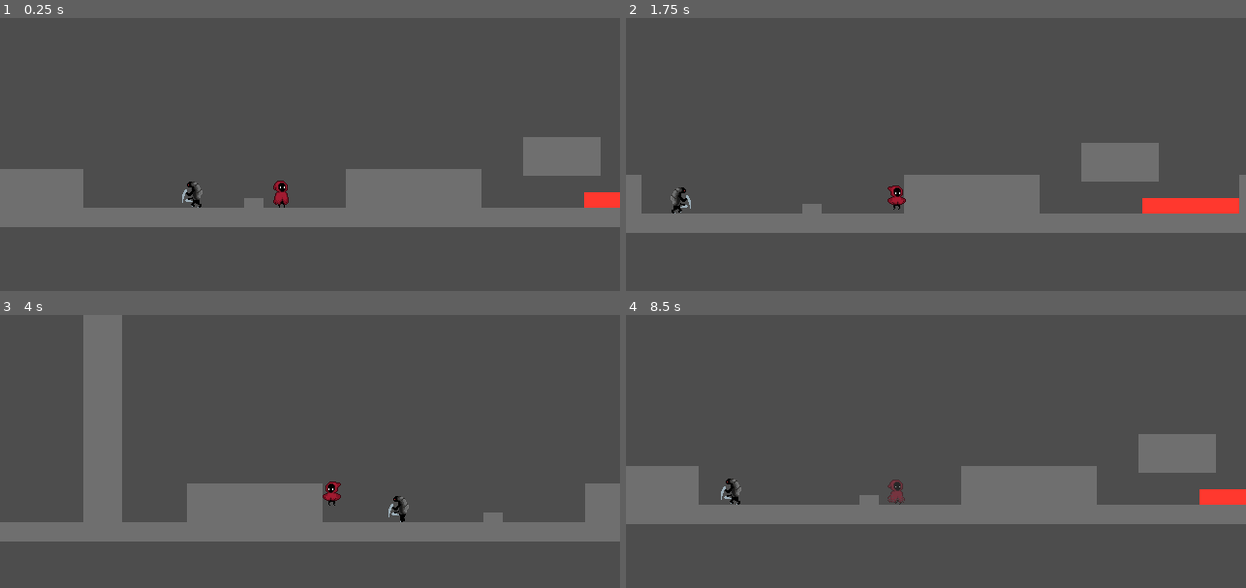
Above: before the commit, frames 1-4 (two rows, left to right).
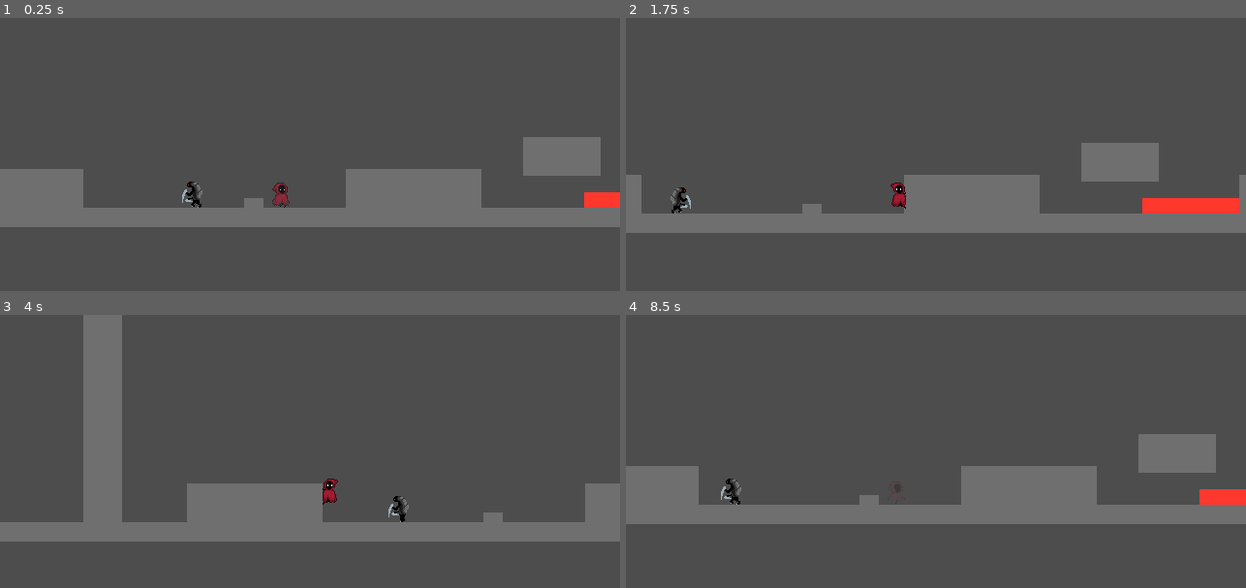
Above: after the commit, the same moments.

Repository: urboifox/platformer
Game: Godot game, scene res://scenes/game.tscn
Two runs of this game, one before a commit and one after it. Both use one fixed random seed, a clock stepped at 60 frames per second and the inputs below.
Inputs:
- Up to frame 1 (0.25 s): no input
- Up to frame 2 (1.75 s): hold Right (right) from 0.53 s (still down); tap Space (jump) at 0.77, 1.52 s
- Up to frame 3 (4 s): release Right (right) at 2.03 s; hold Left (left) from 2.03 s (still down); tap Space (jump) at 3.02, 3.77 s
- Up to frame 4 (8.5 s): release Left (left) at 4.28 s; hold Right (right) 4.28-8.03 s; tap Space (jump) at 4.52, 6.02, 6.77, 7.52 s; hold Left (left) from 8.03 s (still down)

The runs differ from the first frame. In frame 1, 0.1% of the frame differs, in the area x 43-47%, y 59-70%; in frame 2, 0.2%, in the area x 42-46%, y 60-71%; in frame 3, 0.2%; in frame 4, 0.1%.

Commit message:
feat: add wall slide pose in spritesheet

Diff:
--- a/scenes/player/player.tscn
+++ b/scenes/player/player.tscn
@@ -119,6 +119,10 @@
 atlas = ExtResource("1_8afob")
 region = Rect2(224, 96, 32, 32)
 
+[sub_resource type="AtlasTexture" id="AtlasTexture_uf5tr"]
+atlas = ExtResource("1_8afob")
+region = Rect2(96, 192, 32, 32)
+
 [sub_resource type="AtlasTexture" id="AtlasTexture_28m0y"]
 atlas = ExtResource("1_8afob")
 region = Rect2(64, 192, 32, 32)
@@ -143,6 +147,10 @@
 atlas = ExtResource("1_8afob")
 region = Rect2(64, 192, 32, 32)
 
+[sub_resource type="AtlasTexture" id="AtlasTexture_lgqa7"]
+atlas = ExtResource("1_8afob")
+region = Rect2(96, 192, 32, 32)
+
 [sub_resource type="AtlasTexture" id="AtlasTexture_4hvnv"]
 atlas = ExtResource("1_8afob")
 region = Rect2(0, 64, 32, 32)
@@ -158,6 +166,10 @@
 [sub_resource type="AtlasTexture" id="AtlasTexture_8qxvo"]
 atlas = ExtResource("1_8afob")
 region = Rect2(96, 64, 32, 32)
+
+[sub_resource type="AtlasTexture" id="AtlasTexture_7obkq"]
+atlas = ExtResource("1_8afob")
+region = Rect2(0, 288, 28, 32)
 
 [sub_resource type="SpriteFrames" id="SpriteFrames_x7p2l"]
 animations = [{
@@ -271,6 +283,9 @@
 }, {
 "frames": [{
 "duration": 1.0,
+"texture": SubResource("AtlasTexture_uf5tr")
+}, {
+"duration": 1.0,
 "texture": SubResource("AtlasTexture_28m0y")
 }, {
 "duration": 1.0,
@@ -292,6 +307,9 @@
 }, {
 "duration": 1.0,
 "texture": SubResource("AtlasTexture_5mf0n")
+}, {
+"duration": 1.0,
+"texture": SubResource("AtlasTexture_lgqa7")
 }],
 "loop": 0,
 "name": &"teleport_out",
@@ -312,6 +330,14 @@
 }],
 "loop": 1,
 "name": &"walk",
+"speed": 10.0
+}, {
+"frames": [{
+"duration": 1.0,
+"texture": SubResource("AtlasTexture_7obkq")
+}],
+"loop": 1,
+"name": &"wall_slide",
 "speed": 10.0
 }]
 
@@ -339,7 +365,8 @@
 
 [node name="AnimatedSprite2D" type="AnimatedSprite2D" parent="." unique_id=49854906]
 sprite_frames = SubResource("SpriteFrames_x7p2l")
-animation = &"idle"
+animation = &"wall_slide"
+frame_progress = 0.17954327
 
 [node name="CollisionShape2D" type="CollisionShape2D" parent="." unique_id=1919691850]
 position = Vector2(-1, 2)
--- a/scenes/player/states/player_state_wall_slide.gd
+++ b/scenes/player/states/player_state_wall_slide.gd
@@ -2,7 +2,7 @@
 
 
 func enter() -> void:
-	player.sprite.play("fall")
+	player.sprite.play("wall_slide")
 	player.apply_gravity = false
 	player.last_wall_side = -signf(player.get_wall_normal().x)
 
Not shown, changed: assets/images/bug_hulk.png.import
Binary file changed: assets/images/player.png
Not shown, changed: assets/images/player.png.import
Not shown: 1 places in scenes/player/player.tscn that only renumber resources
